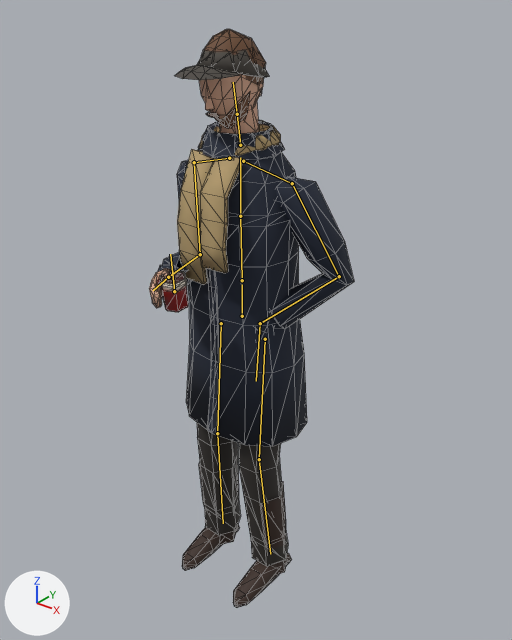
The glTF model site/public/models/people_band_bass.lite.glb as it was, and as the next commit left it.
Before and after are seen from a camera (50 mm lens) standing at (1.297, -1.565, 1.987) and looking at (0.058, -0.016, 1.026). The axes (+X, +Y, +Z) are drawn at lower left. The lights are the same throughout. The older version comes first. Both versions are drawn at frame 15 of the action 'idle'; the numbers are the values there. The bones that change, and the others that lie on the model, are drawn over the model as lines. Mesh edges are drawn as thin lines.

Names of what the first picture shows: 'body', 'mug'.
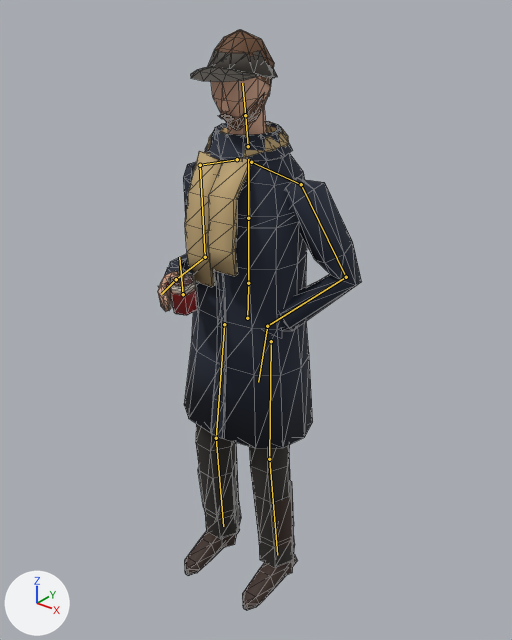
Location of each change, (x1, y1, x2, y2) in pixels of the pictures (512 x 640 px):
'body', posed
    before: (149, 29, 354, 608)
    after: (158, 30, 362, 610)
'mug', posed
    before: (150, 270, 188, 312)
    after: (165, 273, 197, 315)
bone 'hips', root to tip
    before: (242, 316) to (242, 284)
    after: (247, 318) to (248, 286)
bone 'spine', root to tip
    before: (242, 280) to (240, 216)
    after: (248, 283) to (248, 218)
bone 'chest', root to tip
    before: (240, 216) to (240, 157)
    after: (248, 218) to (248, 159)
bone 'neck', root to tip
    before: (240, 145) to (237, 114)
    after: (248, 146) to (245, 115)
bone 'head', root to tip
    before: (237, 114) to (233, 82)
    after: (245, 115) to (242, 83)
bone 'upperarm.L', root to tip
    before: (292, 183) to (339, 276)
    after: (301, 184) to (346, 277)
bone 'thigh.L', root to tip
    before: (265, 339) to (259, 459)
    after: (271, 341) to (269, 459)
bone 'shin.L', root to tip
    before: (259, 459) to (270, 554)
    after: (269, 459) to (277, 555)
bone 'thigh.R', root to tip
    before: (221, 323) to (217, 433)
    after: (224, 324) to (216, 438)
bone 'shin.R', root to tip
    before: (217, 433) to (223, 523)
    after: (216, 438) to (223, 526)

The change, as a diff of the scene's bpy script:
```diff
--- a/site/public/models/people_band_bass.lite.glb.py
+++ b/site/public/models/people_band_bass.lite.glb.py
@@ bone_hips @@
 bone_hips = bpy.data.objects['people_band_bass'].pose.bones['hips']
-bone_hips.location = (-0.012, -0.007, 0.0)
-bone_hips.rotation_quaternion = (1.0, 0.0, -0.015, 0.012)  # degrees (0, -2, 1)
+bone_hips.location = (0.01, -0.007, 0.0)
+bone_hips.rotation_quaternion = (1.0, 0.0, 0.014, -0.011)  # degrees (0, 2, -1)
@@ bone_spine @@
 bone_spine = bpy.data.objects['people_band_bass'].pose.bones['spine']  # child of 'hips'
-bone_spine.rotation_quaternion = (1.0, 0.015, 0.01, -0.01)  # degrees (2, 1, -1)
+bone_spine.rotation_quaternion = (1.0, 0.015, -0.009, 0.009)  # degrees (2, -1, 1)
@@ bone_chest @@
 bone_chest = bpy.data.objects['people_band_bass'].pose.bones['chest']  # child of 'spine'
-bone_chest.rotation_quaternion = (1.0, 0.005, 0.0, -0.005)  # degrees (1, 0, -1)
+bone_chest.rotation_quaternion = (1.0, 0.005, 0.0, 0.004)  # degrees (1, 0, 1)
@@ bone_neck @@
 bone_neck = bpy.data.objects['people_band_bass'].pose.bones['neck']  # child of 'chest'
-bone_neck.rotation_quaternion = (1.0, 0.01, 0.001, 0.009)  # degrees (1, 0, 1)
+bone_neck.rotation_quaternion = (1.0, 0.01, -0.001, -0.008)  # degrees (1, 0, -1)
@@ bone_head @@
 bone_head = bpy.data.objects['people_band_bass'].pose.bones['head']  # child of 'neck'
-bone_head.rotation_quaternion = (0.998, 0.029, -0.053, -0.005)  # degrees (3, -6, -1)
+bone_head.rotation_quaternion = (0.999, 0.028, 0.041, -0.013)  # degrees (3, 5, -1)
@@ bone_upperarm_l @@
 bone_upperarm_l = bpy.data.objects['people_band_bass'].pose.bones['upperarm.L']  # child of 'shoulder.L'
-bone_upperarm_l.rotation_quaternion = (0.957, -0.143, 0.238, 0.087)  # degrees (-15, 29, 6)
+bone_upperarm_l.rotation_quaternion = (0.962, -0.145, 0.221, 0.071)  # degrees (-16, 26, 5)
@@ bone_thigh_l @@
 bone_thigh_l = bpy.data.objects['people_band_bass'].pose.bones['thigh.L']  # child of 'hips'
-bone_thigh_l.rotation_quaternion = (-0.999, -0.039, 0.02, 0.001)  # degrees (4, -2, 0)
+bone_thigh_l.rotation_quaternion = (-1.0, -0.01, 0.019, -0.022)  # degrees (1, -2, 2)
@@ bone_shin_l @@
 bone_shin_l = bpy.data.objects['people_band_bass'].pose.bones['shin.L']  # child of 'thigh.L'
-bone_shin_l.rotation_quaternion = (0.998, -0.064, 0.001, 0.0)  # degrees (-7, 0, 0)
+bone_shin_l.rotation_quaternion = (1.0, -0.018, 0.0, 0.0)  # degrees (-2, 0, 0)
@@ bone_thigh_r @@
 bone_thigh_r = bpy.data.objects['people_band_bass'].pose.bones['thigh.R']  # child of 'hips'
-bone_thigh_r.rotation_quaternion = (0.999, 0.009, 0.019, -0.023)  # degrees (1, 2, -3)
+bone_thigh_r.rotation_quaternion = (0.999, 0.037, 0.02, 0.0)  # degrees (4, 2, 0)
@@ bone_shin_r @@
 bone_shin_r = bpy.data.objects['people_band_bass'].pose.bones['shin.R']  # child of 'thigh.R'
-bone_shin_r.rotation_quaternion = (1.0, -0.016, 0.0, 0.0)  # degrees (-2, 0, 0)
+bone_shin_r.rotation_quaternion = (0.998, -0.062, -0.001, 0.0)  # degrees (-7, 0, 0)
```
